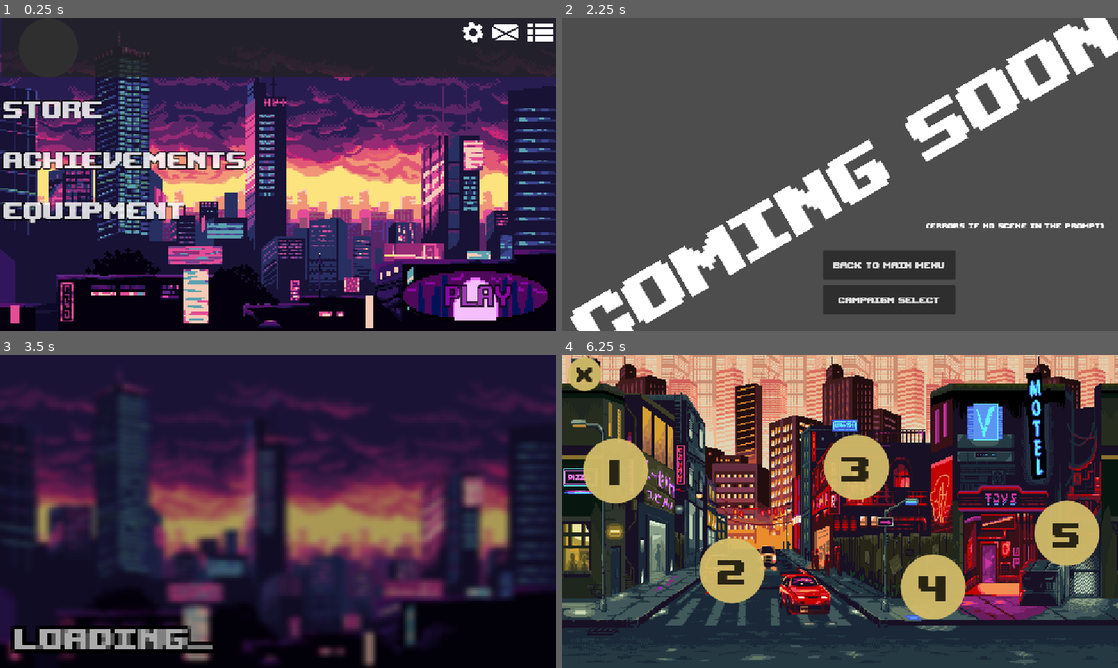
Above: before the commit, frames 1-4 (two rows, left to right).
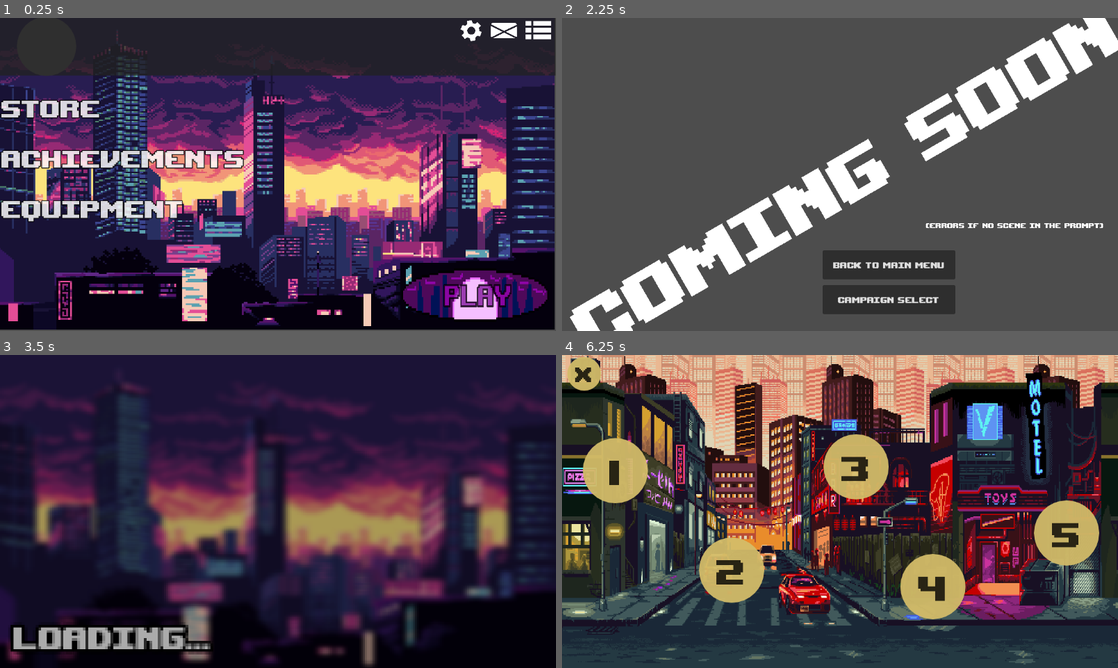
Above: after the commit, the same moments.

Repository: VinceAL-9/Mathfight
Game: Godot game, scene res://scenes/Whole game/main_menu.tscn
Same seed, same stepped clock (60 frames per second), same inputs: the game is played once before the commit and once after it. This scene is started directly instead of the project's main scene.
Inputs:
- Up to frame 1 (0.25 s): no input
- Up to frame 2 (2.25 s): click "STORE" at 0.5 s; click "Back to Main Menu" at 1.25 s; click "ACHIEVEMENTS" at 2 s
- Up to frame 3 (3.5 s): click "Campaign Select" at 2.75 s
- Up to frame 4 (6.25 s): click "Campaign Select" at 3.5 s; click "Campaign Select" at 4.25 s; click "1" at 5.75 s

The runs differ from the first frame. In frame 1, 29% of the frame differs, in the area x 0-100%, y 0-100%; in frame 2, 2.0%; in frame 3, 1.6%; in frame 4, 15%.

Commit message:
Complete Settings

Diff:
--- /dev/null
+++ b/default_bus_layout.tres
@@ -0,0 +1,4 @@
+[gd_resource type="AudioBusLayout" format=3 uid="uid://di36jjo0q8atn"]
+
+[resource]
+bus/0/volume_db = -4.003
--- a/project.godot
+++ b/project.godot
@@ -21,7 +21,8 @@
 
 [display]
 
-window/stretch/mode="canvas_items"
+window/size/mode=3
+window/stretch/mode="viewport"
 
 [input]
 
--- a/scenes/Whole game/main_menu.tscn
+++ b/scenes/Whole game/main_menu.tscn
@@ -139,6 +139,10 @@
 anchors_preset = 15
 anchor_right = 1.0
 anchor_bottom = 1.0
+offset_left = -3.0
+offset_top = -3.0
+offset_right = -3.0
+offset_bottom = -3.0
 grow_horizontal = 2
 grow_vertical = 2
 script = ExtResource("1_8ln24")
@@ -306,10 +310,11 @@
 anchors_preset = -1
 anchor_right = 0.088
 anchor_bottom = 0.117
-offset_left = 302.0
-offset_top = 143.0
-offset_right = 742.624
-offset_bottom = 421.184
+offset_left = 318.0
+offset_top = 142.0
+offset_right = 758.624
+offset_bottom = 420.184
+metadata/_edit_lock_ = true
 
 [node name="TextEdit" type="TextEdit" parent="Options"]
 layout_mode = 0
@@ -321,6 +326,17 @@
 theme_override_font_sizes/font_size = 43
 theme_override_styles/normal = SubResource("StyleBoxTexture_nyucq")
 text = "options"
+metadata/_edit_lock_ = true
+
+[node name="Volume" type="Label" parent="Options"]
+layout_mode = 0
+offset_left = 105.0
+offset_top = 75.0
+offset_right = 176.0
+offset_bottom = 98.0
+theme_override_fonts/font = ExtResource("9_3w3uy")
+theme_override_font_sizes/font_size = 19
+text = "Volume"
 
 [node name="HSlider" type="HSlider" parent="Options"]
 layout_mode = 0
@@ -331,22 +347,31 @@
 theme_override_styles/slider = SubResource("StyleBoxLine_3w3uy")
 theme_override_styles/grabber_area = SubResource("StyleBoxLine_nyucq")
 theme_override_styles/grabber_area_highlight = SubResource("StyleBoxLine_gp1oo")
-value = 50.0
-
-[node name="CheckButton" type="CheckButton" parent="Options"]
-layout_mode = 0
+max_value = 1.0
+step = 0.01
+value = 1.0
+
+[node name="Resolution" type="OptionButton" parent="Options"]
+layout_mode = 1
+anchors_preset = -1
+anchor_right = 0.151
+anchor_bottom = 0.119
 offset_left = 101.0
 offset_top = 124.0
-offset_right = 409.0
-offset_bottom = 166.0
-theme_override_fonts/font = ExtResource("9_3w3uy")
-theme_override_font_sizes/font_size = 31
-text = "Fullscreen"
+offset_right = 395.158
+offset_bottom = 116.874
+item_count = 2
+popup/item_0/text = "Fullscreen"
+popup/item_0/id = 0
+popup/item_1/text = "Windowed"
+popup/item_1/id = 1
 
 [node name="Button_SFX" type="AudioStreamPlayer" parent="."]
 stream = ExtResource("10_nyucq")
 volume_db = 2.0
 mix_target = 2
+
+[node name="Background music" type="AudioStreamPlayer" parent="."]
 
 [connection signal="button_down" from="Background/VBoxContainer/StoreButton" to="." method="_on_store_button_button_down"]
 [connection signal="pressed" from="Background/VBoxContainer/StoreButton" to="." method="_on_store_button_pressed"]
@@ -356,4 +381,5 @@
 [connection signal="pressed" from="Header/NotificationsButton" to="." method="_on_notifications_button_pressed"]
 [connection signal="pressed" from="Header/TasksButton" to="." method="_on_tasks_button_pressed"]
 [connection signal="pressed" from="Transition/PlayButton" to="." method="_on_play_button_pressed"]
-[connection signal="toggled" from="Options/CheckButton" to="." method="_on_check_button_toggled"]
+[connection signal="value_changed" from="Options/HSlider" to="." method="_on_h_slider_value_changed"]
+[connection signal="item_selected" from="Options/Resolution" to="." method="_on_resolution_item_selected"]
--- a/scripts/Whole game/main_menu.gd
+++ b/scripts/Whole game/main_menu.gd
@@ -59,3 +59,25 @@
 
 func _on_tasks_button_pressed() -> void:
 	pass # Replace with function body.
+
+func linear_to_db(value: float) -> float:
+	return 20.0 * log(value)
+
+func _on_h_slider_value_changed(value: float) -> void:
+	var volume_db: float
+
+	if value <= 0.0:
+		volume_db = -80.0
+	else:
+		volume_db = linear_to_db(value)
+
+	var bus_index = AudioServer.get_bus_index("Master")
+	AudioServer.set_bus_volume_db(bus_index, volume_db)
+
+
+func _on_resolution_item_selected(index: int) -> void:
+	match index:
+		0:
+			DisplayServer.window_set_mode(DisplayServer.WINDOW_MODE_FULLSCREEN)
+		1:
+			DisplayServer.window_set_mode(DisplayServer.WINDOW_MODE_WINDOWED)
